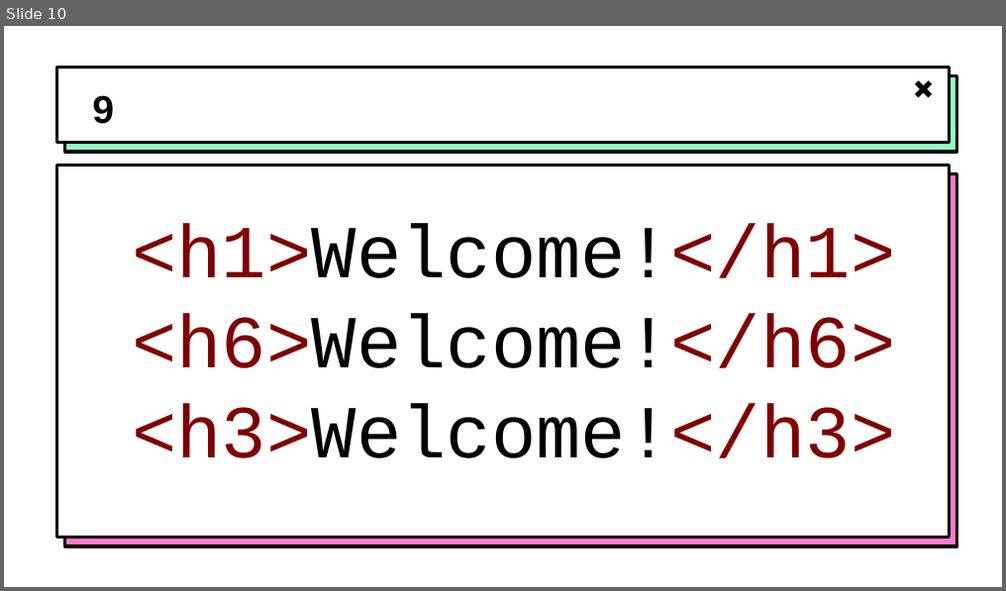
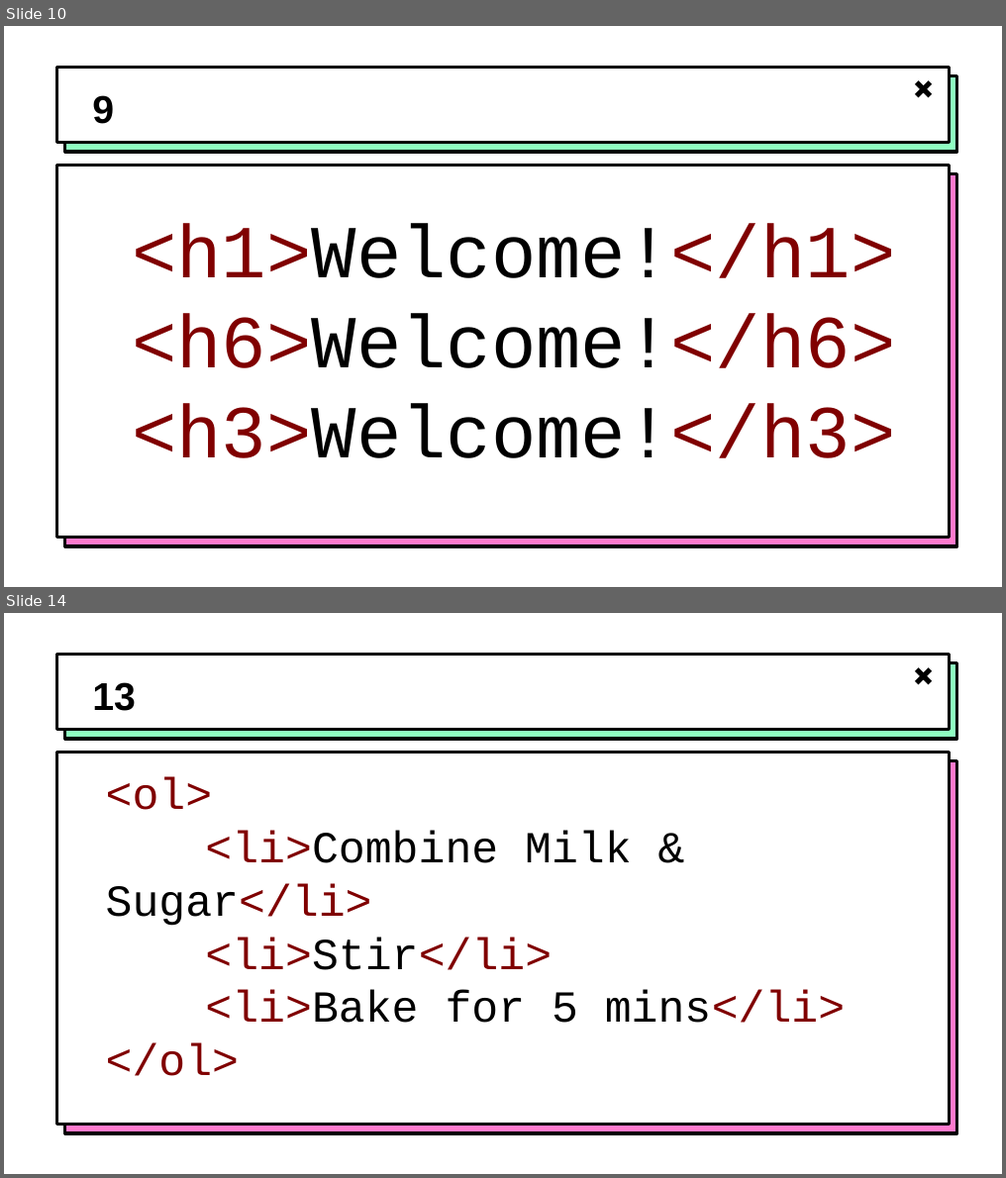
Before and after one commit to hytechclub/web-101, a slide deck: Week02/NameThatElement.pptx. Shown one above the other, each under a label of ours: slide 10 before the commit, slides 10 and 14 after it; the slides between them are not shown. The pictures are 1006x591 and 1006x1178 pixels, drawn with LibreOffice and Linux fonts; fonts in the diff are those of the drawing; background and template pictures are left out. Boxes give left, top, right and bottom in pixels: in the first picture for what was removed or moved away, otherwise in the second. Text is boxed around its words. In the diff, an @@ line names an element or a change of style, - is before the commit and + after.

```diff
--- a/Week02/NameThatElement.pptx
+++ b/Week02/NameThatElement.pptx
@@ slide 14 added at <box>4,613,1002,1174</box>, background picture (left out); not listed: 5 template elements that a slide beside it also shows @@
@@ title added at <box>92,682,136,711</box>, 28 pt, text #000000, bold @@
+13
@@ text added at <box>106,778,845,1076</box>, 32 pt, text #800000 @@
+<ol>
+<li>Combine Milk & Sugar</li>
+<li>Stir</li>
+<li>Bake for 5 mins</li>
+</ol>
```
Also in this commit, not shown: 1 slide changed, 4 other slides added, 2 other files.
